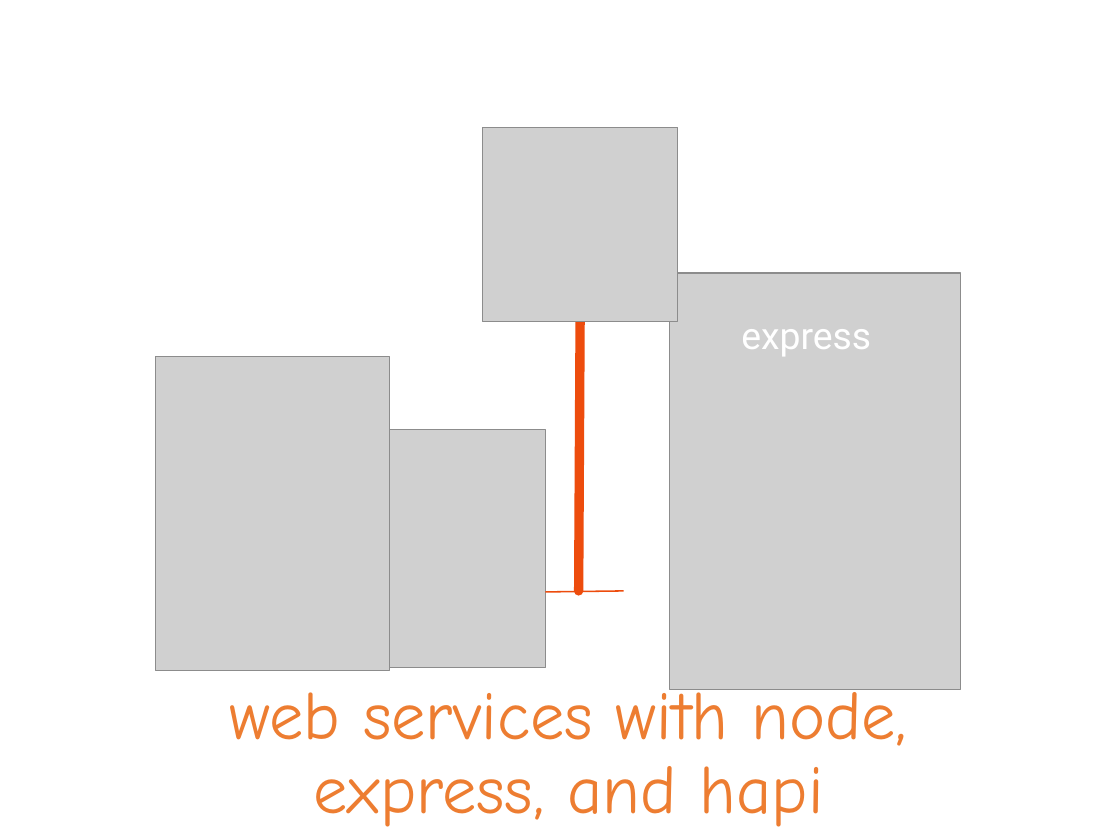
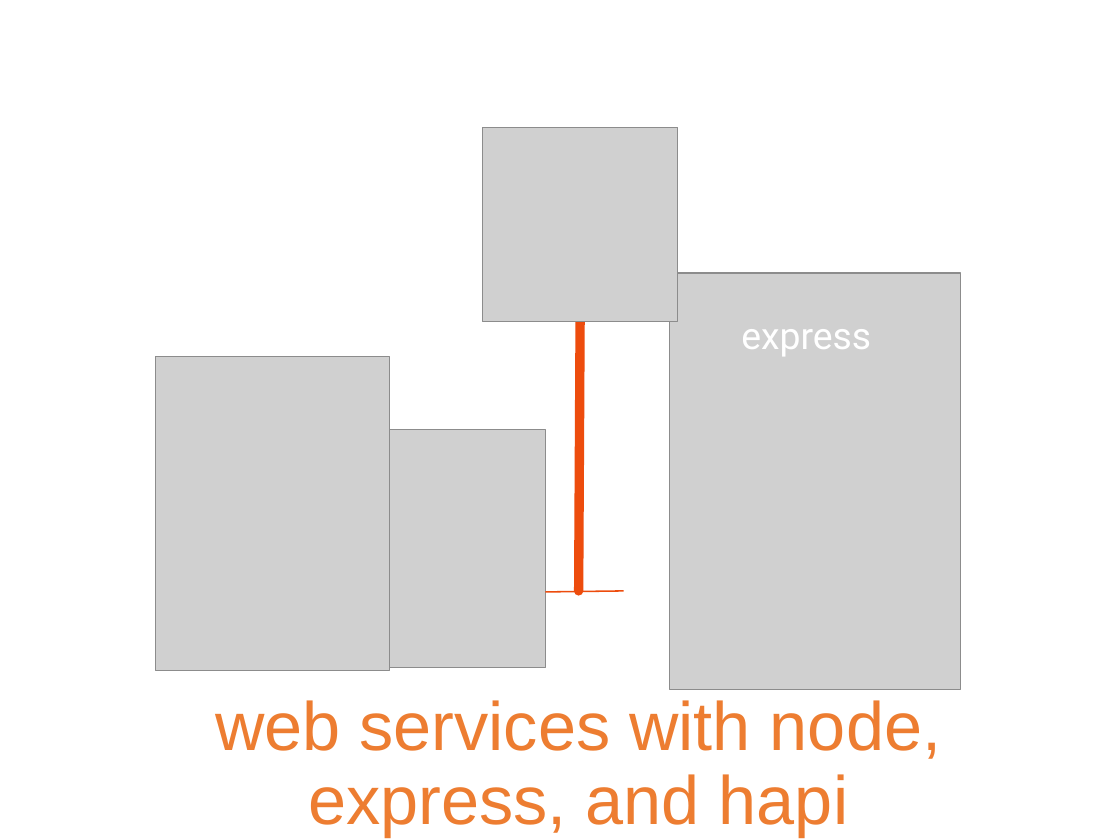
Before and after one commit to mikeal/nodeconf2013, a slide deck: slide 1 of slides/services/services.pptx. Drawn at 1120x840 pixels with LibreOffice and Linux fonts; fonts in the diff are those of the drawing; grey boxes stand for pictures. Boxes give left, top, right and bottom in pixels: in the first picture for what was removed or moved away, otherwise in the second. Text is boxed around its words. In the diff, an @@ line names an element or a change of style, - is before the commit and + after.

```diff
--- a/slides/services/services.pptx
+++ b/slides/services/services.pptx
@@ subtitle "web services with node, express, ...": place and size @@
-subtitle "web services with node, express, ..." at (230, 681, 907, 827)
+subtitle "web services with node, express, ..." at (215, 700, 941, 837)
@@ subtitle "web services with node, express, ..." at (215, 700, 941, 837): font Comic Neue to Arial @@
```
Also in this commit, not shown: 8 other slides changed, 4 slides added, 18 other files.
